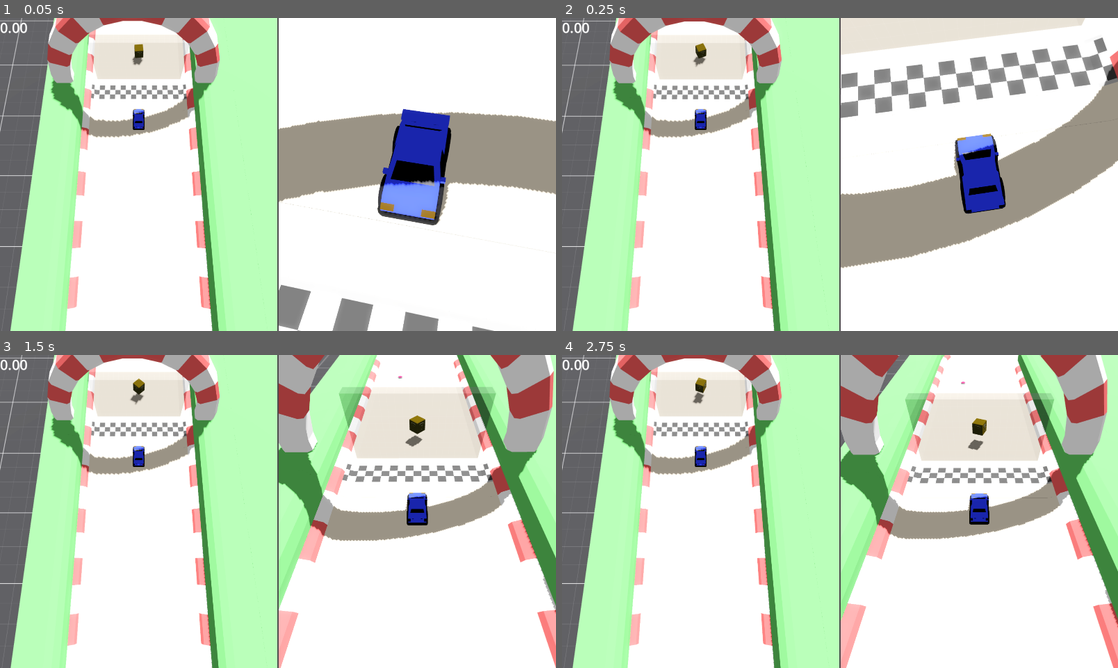
Above: before the commit, frames 1-4 (two rows, left to right).
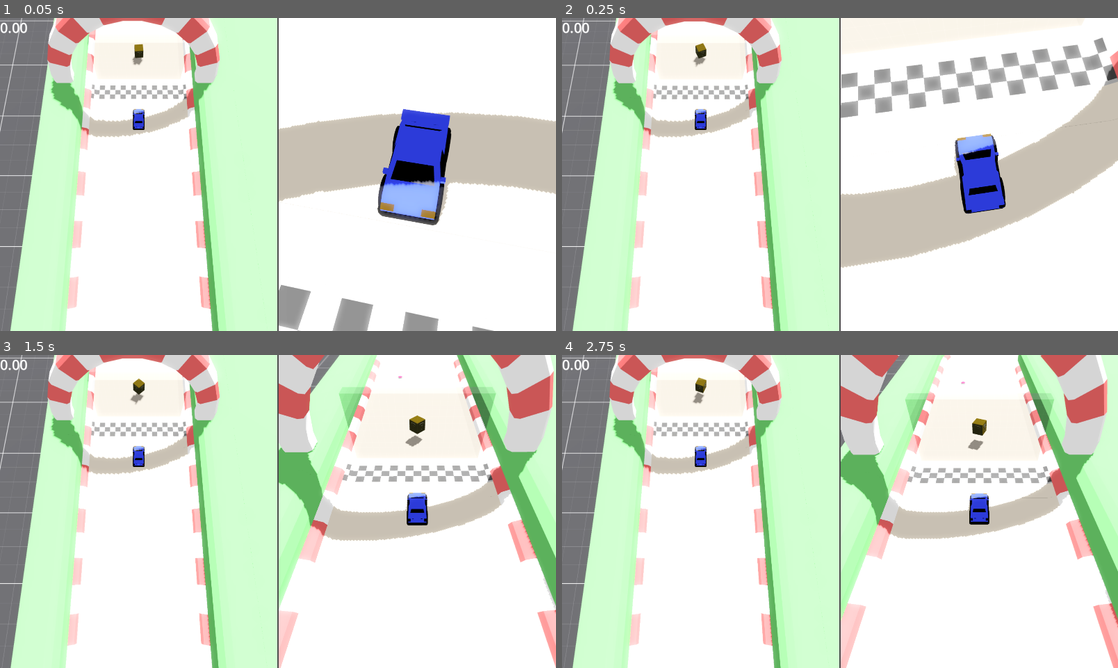
Above: after the commit, the same moments.

Repository: kidscancode/crazy_cars
Game: Godot game, scene res://test_scene.tscn
Same seed, same stepped clock (60 frames per second), same inputs: the game is played once before the commit and once after it.
Inputs:
- Up to frame 1 (0.05 s): no input
- Up to frame 2 (0.25 s): no input
- Up to frame 3 (1.5 s): hold D (steer_right) 0.53-1.28 s; hold S (brake) from 1.28 s (still down)
- Up to frame 4 (2.75 s): release S (brake) at 2.03 s; hold D (steer_right) from 2.03 s (still down)

The runs differ from the first frame. In frame 1, 19% of the frame differs, in the area x 8-100%, y 0-100%; in frame 2, 22%; in frame 3, 21%; in frame 4, 22%, in the area x 7-100%, y 0-100%.

Commit message:
multiplayer setup

Diff:
--- a/Camera3D.gd
+++ b/Camera3D.gd
@@ -2,7 +2,7 @@
 
 @export var lerp_speed = 3.0
 @export var offset = Vector3.ZERO
-@export var target : Node
+@export var target : Node3D
 
 
 func _physics_process(delta):
--- a/car.tscn
+++ b/car.tscn
@@ -6,6 +6,7 @@
 [ext_resource type="PackedScene" uid="uid://cdm1o26gdxjcs" path="res://explosion.tscn" id="5_vekap"]
 
 [sub_resource type="PhysicsMaterial" id="PhysicsMaterial_dtpcx"]
+friction = 2.0
 bounce = 0.1
 
 [sub_resource type="SphereShape3D" id="SphereShape3D_ywja5"]
@@ -24,11 +25,15 @@
 
 [node name="Car" type="RigidBody3D"]
 collision_layer = 2
+mass = 1.5
 physics_material_override = SubResource("PhysicsMaterial_dtpcx")
 gravity_scale = 3.0
 freeze_mode = 1
 angular_damp = 10.0
 script = ExtResource("1_cd5ts")
+acceleration = 80.0
+turn_speed = 5.0
+turn_stop_limit = 4.0
 
 [node name="CollisionShape3D" type="CollisionShape3D" parent="."]
 shape = SubResource("SphereShape3D_ywja5")
--- a/car_base.gd
+++ b/car_base.gd
@@ -56,6 +56,7 @@
 	if teleport_position:
 		state.transform = teleport_position.global_transform
 		car_mesh.global_transform = teleport_position.global_transform
+		body.rotation.z = 0
 		print("teleporting to %v" % teleport_position.global_position)
 		print("%v" % global_position)
 		state.linear_velocity = Vector3.ZERO
--- a/car_loading_view.tscn
+++ b/car_loading_view.tscn
@@ -31,7 +31,7 @@
 [node name="SubViewport" type="SubViewport" parent="CarLoadingViewport/SubViewportContainer"]
 own_world_3d = true
 handle_input_locally = false
-size = Vector2i(973, 973)
+size = Vector2i(2, 2)
 size_2d_override_stretch = true
 render_target_update_mode = 4
 
--- /dev/null
+++ b/race_viewport.gd
@@ -0,0 +1,4 @@
+extends SubViewportContainer
+
+@onready var chase_camera = $SubViewport/ChaseCamera
+@onready var fixed_camera = $SubViewport/FixedCamera
--- /dev/null
+++ b/race_viewport.tscn
@@ -0,0 +1,31 @@
+[gd_scene load_steps=4 format=3 uid="uid://dqv2710kev4n8"]
+
+[ext_resource type="Script" path="res://FixedCamera.gd" id="1_b1pjo"]
+[ext_resource type="Script" path="res://race_viewport.gd" id="1_k2oao"]
+[ext_resource type="Script" path="res://Camera3D.gd" id="2_g8b6u"]
+
+[node name="RaceViewport" type="SubViewportContainer"]
+size_flags_horizontal = 3
+size_flags_vertical = 3
+stretch = true
+script = ExtResource("1_k2oao")
+
+[node name="SubViewport" type="SubViewport" parent="."]
+handle_input_locally = false
+msaa_3d = 1
+screen_space_aa = 1
+size = Vector2i(2, 2)
+size_2d_override_stretch = true
+render_target_update_mode = 4
+
+[node name="FixedCamera" type="Camera3D" parent="SubViewport"]
+transform = Transform3D(1, -6.85689e-16, 9.02726e-17, 9.02727e-17, 0.258819, 0.965926, -6.85689e-16, -0.965926, 0.258819, -0.17659, 28.0662, 21.7514)
+script = ExtResource("1_b1pjo")
+offset = Vector3(2.08165e-12, 20, 12)
+
+[node name="ChaseCamera" type="Camera3D" parent="SubViewport"]
+transform = Transform3D(-4.37114e-08, -3.48787e-16, -1, 3.48787e-16, 1, -3.48787e-16, 1, -3.48787e-16, -4.37114e-08, -0.433693, 3.89451, 5.54128)
+current = true
+script = ExtResource("2_g8b6u")
+lerp_speed = 2.0
+offset = Vector3(2.08165e-12, 11, 9)
--- a/test_scene.gd
+++ b/test_scene.gd
@@ -5,10 +5,11 @@
 
 func spawn_cars():
 	pass
+	# set up gridcontainer
 	# for each player (number of controllers):
 		# instantiate car - car.setup(player_num)
-		# instantiate subviewport container w/camera, link to car
-		# position car at start
+		# instantiate subviewport container w/camera(s), link to car
+		# position car at spawn point
 		# disable input
 		# start countdown
 
--- a/test_scene.tscn
+++ b/test_scene.tscn
@@ -22,8 +22,9 @@
 sky_rotation = Vector3(3.48787e-16, 3.48787e-16, -0.902335)
 ambient_light_source = 2
 ambient_light_color = Color(1, 1, 1, 1)
-ambient_light_energy = 0.25
+ambient_light_energy = 0.5
 tonemap_mode = 2
+ssao_enabled = true
 glow_enabled = true
 
 [sub_resource type="StandardMaterial3D" id="StandardMaterial3D_cv6gg"]
--- /dev/null
+++ b/track_01.gd
@@ -0,0 +1,33 @@
+extends Node3D
+
+var car_scene = preload("res://car.tscn")
+var vp_scene = preload("res://race_viewport.tscn")
+
+@onready var spawn_points = $track1/SpawnPoints
+
+func _ready():
+	spawn_cars()
+
+	# set up gridcontainer
+		# 1-2 players: 1 column
+		# 2-3 players: 2 columns
+	# for each player (number of controllers):
+		# instantiate car - car.setup(player_num)
+		# instantiate subviewport container w/camera(s), link to car
+		# position car at spawn point
+		# disable input
+		# start countdown
+func spawn_cars():
+	var players = Input.get_connected_joypads()
+	if players.size() < 3:
+		$GridContainer.columns = 1
+	else:
+		$GridContainer.columns = 2
+	for player in players:
+		var car = car_scene.instantiate()
+		add_child(car)
+		car.setup(player)
+		var vp = vp_scene.instantiate()
+		$GridContainer.add_child(vp)
+		vp.chase_camera.target = car.car_mesh
+		car.position = spawn_points.get_child(player).global_position
--- /dev/null
+++ b/track_01.tscn
@@ -0,0 +1,98 @@
+[gd_scene load_steps=11 format=3 uid="uid://duumhl6n0or8c"]
+
+[ext_resource type="Script" path="res://track_01.gd" id="1_73qdv"]
+[ext_resource type="PackedScene" uid="uid://c0ixrjaa3sdxn" path="res://assets/tracks/track1.glb" id="1_skn7n"]
+[ext_resource type="PackedScene" uid="uid://dt4lnhrj6iqgd" path="res://checkpoint.tscn" id="2_4lg5n"]
+[ext_resource type="PackedScene" uid="uid://ctuim7nbx1ofk" path="res://spike_block.tscn" id="3_fi36d"]
+[ext_resource type="PackedScene" uid="uid://cvtsgj2njy84h" path="res://fan.tscn" id="4_4bwf5"]
+[ext_resource type="PackedScene" uid="uid://c368gbuoig7i7" path="res://boost.tscn" id="5_f17ah"]
+[ext_resource type="PackedScene" uid="uid://cykr4fd0joeh2" path="res://swiper.tscn" id="6_e7t81"]
+[ext_resource type="PackedScene" uid="uid://dlaf4elpby2gm" path="res://gate.tscn" id="7_5f6ir"]
+[ext_resource type="PackedScene" uid="uid://cse62jrycfedv" path="res://mine.tscn" id="8_sguj2"]
+
+[sub_resource type="Environment" id="Environment_b7msr"]
+background_energy_multiplier = 0.5
+sky_rotation = Vector3(3.48787e-16, 3.48787e-16, -0.902335)
+ambient_light_source = 2
+ambient_light_color = Color(1, 1, 1, 1)
+ambient_light_energy = 0.25
+tonemap_mode = 2
+glow_enabled = true
+
+[node name="Track01" type="Node3D"]
+script = ExtResource("1_73qdv")
+
+[node name="DirectionalLight3D" type="DirectionalLight3D" parent="."]
+transform = Transform3D(-0.866023, -0.433016, 0.250001, 0, 0.499998, 0.866027, -0.500003, 0.749999, -0.43301, 0, 0, 0)
+shadow_enabled = true
+
+[node name="WorldEnvironment" type="WorldEnvironment" parent="."]
+environment = SubResource("Environment_b7msr")
+
+[node name="track1" parent="." instance=ExtResource("1_skn7n")]
+
+[node name="Checkpoint" parent="track1" instance=ExtResource("2_4lg5n")]
+transform = Transform3D(-4.37114e-08, -3.48787e-16, -1, 3.48787e-16, 1, -3.48787e-16, 1, -3.48787e-16, -4.37114e-08, 32.1225, 2.62038, -32.5925)
+
+[node name="Checkpoint3" parent="track1" instance=ExtResource("2_4lg5n")]
+transform = Transform3D(-4.37114e-08, 3.48787e-16, 1, 3.48787e-16, 1, -3.48787e-16, -1, 3.48787e-16, -4.37114e-08, 139.956, 2.62038, -82.6055)
+num = 2
+
+[node name="Checkpoint2" parent="track1" instance=ExtResource("2_4lg5n")]
+transform = Transform3D(1, 0, 0, 0, 1, 0, 0, 0, 1, 0.00135112, 2.63427, 2.78589)
+num = 0
+
+[node name="SpikeBlock" parent="track1" instance=ExtResource("3_fi36d")]
+transform = Transform3D(1, -3.48787e-16, 3.48787e-16, 3.48787e-16, 1, -3.48787e-16, -3.48787e-16, 3.48787e-16, 1, 30.0749, 1.38985, 54.9795)
+
+[node name="SpikeBlock2" parent="track1" instance=ExtResource("3_fi36d")]
+transform = Transform3D(1, -3.48787e-16, 3.48787e-16, 3.48787e-16, 1, -3.48787e-16, -3.48787e-16, 3.48787e-16, 1, 39.9679, 1.38985, 54.9795)
+
+[node name="Fan" parent="track1" instance=ExtResource("4_4bwf5")]
+transform = Transform3D(-1, 3.48787e-16, 8.74228e-08, 3.48787e-16, 1, -3.48787e-16, -8.74228e-08, -3.48787e-16, -1, 35.938, 3.70499, 40.2452)
+
+[node name="Boost" parent="track1" instance=ExtResource("5_f17ah")]
+transform = Transform3D(1, 0, -1.5246e-23, -1.5246e-23, -4.37114e-08, -1, 0, 1, -4.37114e-08, 45.0974, 15.11, -49.6044)
+
+[node name="Swiper" parent="track1" instance=ExtResource("6_e7t81")]
+transform = Transform3D(1, 0, 0, 0, 1, 0, 0, 0, 1, 38.8507, 0, -32.7883)
+speed = 0.5
+
+[node name="Swiper2" parent="track1" instance=ExtResource("6_e7t81")]
+transform = Transform3D(-1, 3.48787e-16, -8.74228e-08, 3.48787e-16, 1, -3.48787e-16, 8.74228e-08, -3.48787e-16, -1, 51.1477, 0, -32.7883)
+speed = 0.5
+
+[node name="Gate" parent="track1" node_paths=PackedStringArray("target") instance=ExtResource("7_5f6ir")]
+transform = Transform3D(-4.37114e-08, -3.48787e-16, -1, 3.48787e-16, 1, -3.48787e-16, 1, -3.48787e-16, -4.37114e-08, 129.25, 2.11188e-16, -85.2434)
+target = NodePath("../Gate2")
+
+[node name="Gate2" parent="track1" instance=ExtResource("7_5f6ir")]
+transform = Transform3D(-4.37114e-08, -3.48787e-16, -1, 3.48787e-16, 1, -3.48787e-16, 1, -3.48787e-16, -4.37114e-08, 127.755, 0, -134.764)
+
+[node name="Mine" parent="track1" instance=ExtResource("8_sguj2")]
+transform = Transform3D(1, 0, 0, 0, 1, 0, 0, 0, 1, -2.31144, 0, -14.7689)
+
+[node name="SpawnPoints" type="Node3D" parent="track1"]
+transform = Transform3D(1, 0, 0, 0, 1, 0, 0, 0, 1, 0, 0.857448, 0)
+
+[node name="Player0" type="Marker3D" parent="track1/SpawnPoints"]
+transform = Transform3D(1, 0, 0, 0, 1, 0, 0, 0, 1, -2.5, 2.08165e-12, 9)
+
+[node name="Player1" type="Marker3D" parent="track1/SpawnPoints"]
+transform = Transform3D(1, 0, 0, 0, 1, 0, 0, 0, 1, 2.5, 2.08165e-12, 9)
+
+[node name="Player2" type="Marker3D" parent="track1/SpawnPoints"]
+transform = Transform3D(1, 0, 0, 0, 1, 0, 0, 0, 1, -2.5, 2.08165e-12, 14)
+
+[node name="Player3" type="Marker3D" parent="track1/SpawnPoints"]
+transform = Transform3D(1, 0, 0, 0, 1, 0, 0, 0, 1, 2.5, 2.08165e-12, 14)
+
+[node name="GridContainer" type="GridContainer" parent="."]
+anchors_preset = 15
+anchor_right = 1.0
+anchor_bottom = 1.0
+grow_horizontal = 2
+grow_vertical = 2
+size_flags_horizontal = 3
+size_flags_vertical = 3
+columns = 2
Binary file removed: assets/kloofendal_48d_partly_cloudy_puresky_1k.hdr
Not shown, removed: assets/kloofendal_48d_partly_cloudy_puresky_1k.hdr.import
